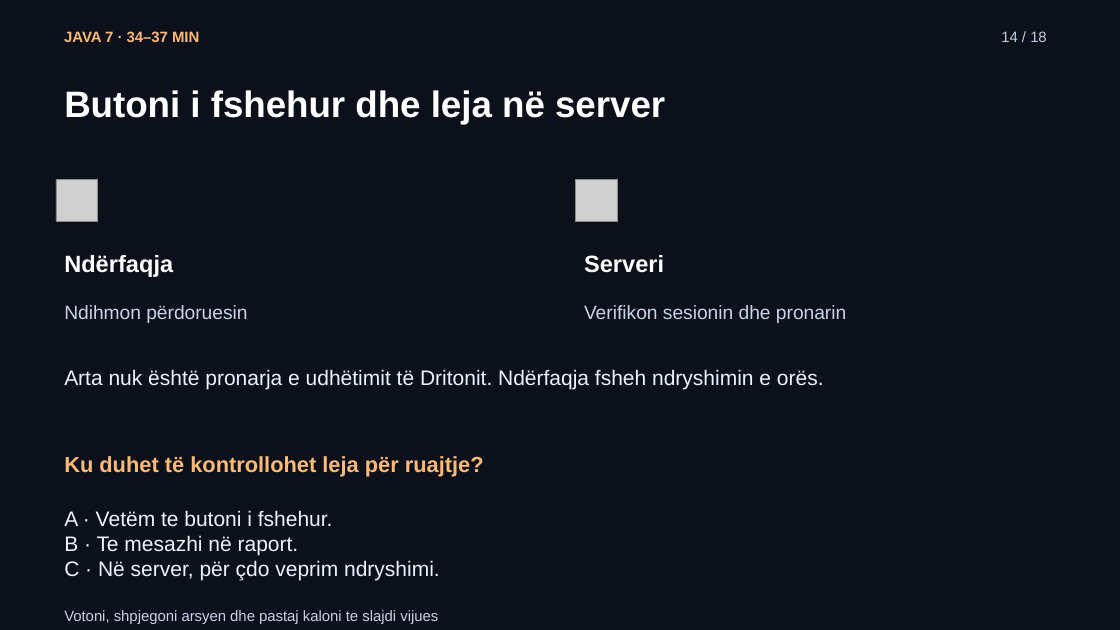
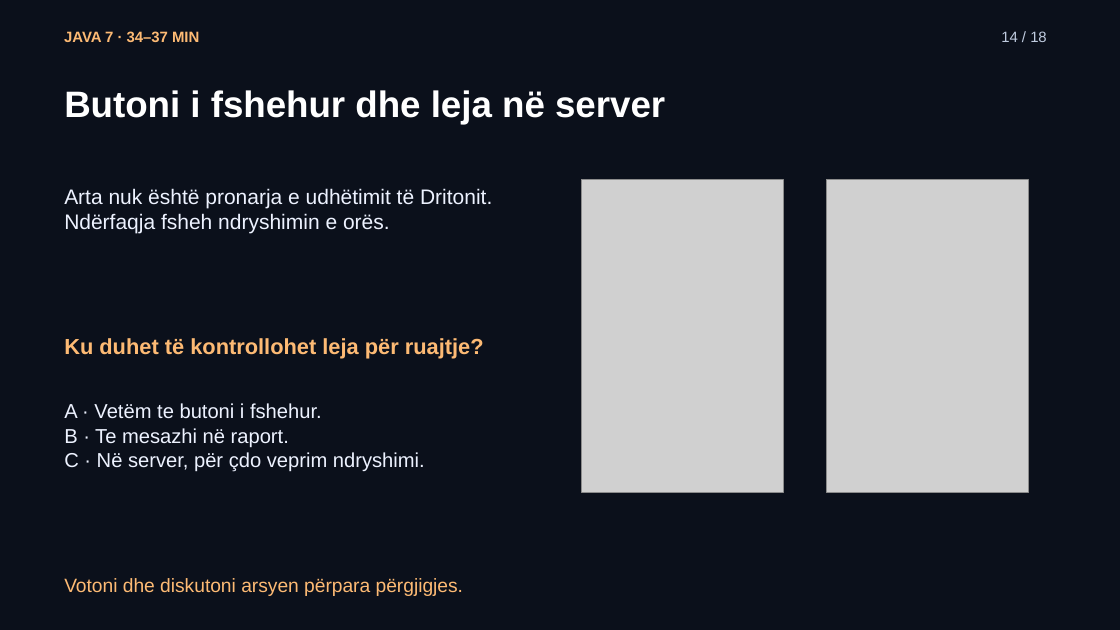
Before and after one commit to arbenl/arbenl.github.io, a slide deck: slide 14 of lendet/2026-2027/mobile/lectures/ligjerata-07-kontrolli-mvp-rideshare-2026.pptx. Drawn at 1120x630 pixels with LibreOffice and Linux fonts; fonts in the diff are those of the drawing; grey boxes stand for pictures. Boxes give left, top, right and bottom in pixels: in the first picture for what was removed or moved away, otherwise in the second. Text is boxed around its words. In the diff, an @@ line names an element or a change of style, - is before the commit and + after.

```diff
--- a/lendet/2026-2027/mobile/lectures/ligjerata-07-kontrolli-mvp-rideshare-2026.pptx
+++ b/lendet/2026-2027/mobile/lectures/ligjerata-07-kontrolli-mvp-rideshare-2026.pptx
@@ text "Arta nuk është pronarja e ..." rewrapped from box(64, 369, 824, 390) to box(64, 188, 492, 234) @@
@@ picture removed at box(56, 180, 98, 222) @@
@@ picture removed at box(576, 180, 618, 222) @@
@@ picture added at box(582, 180, 784, 493) @@
@@ picture added at box(827, 180, 1028, 493) @@
@@ text removed at box(64, 255, 173, 277) @@
-Ndërfaqja
@@ text removed at box(584, 255, 664, 273) @@
-Serveri
@@ text "Ku duhet të kontrollohet leja ...": place and size @@
-text "Ku duhet të kontrollohet leja ..." at box(64, 456, 484, 476)
+text "Ku duhet të kontrollohet leja ..." at box(64, 338, 484, 358)
@@ text removed at box(64, 305, 247, 323) @@
-Ndihmon përdoruesin
@@ text removed at box(584, 305, 846, 323) @@
-Verifikon sesionin dhe pronarin
@@ text "A · Vetëm te butoni ...": place and size @@
-text "A · Vetëm te butoni ..." at box(64, 510, 440, 581)
+text "A · Vetëm te butoni ..." at box(64, 403, 425, 472)
@@ text "A · Vetëm te butoni ..." at box(64, 403, 425, 472): size 18 to 17.2 pt @@
@@ text at box(64, 578, 463, 596): text changed; size 12.8 to 16.5 pt; text colour #C8D3E6 to #FDBA74 @@
-Votoni, shpjegoni arsyen dhe pastaj kaloni te slajdi vijues
+Votoni dhe diskutoni arsyen përpara përgjigjes.
```
Also in this commit, not shown: 3 other slides changed, 24 other files.
